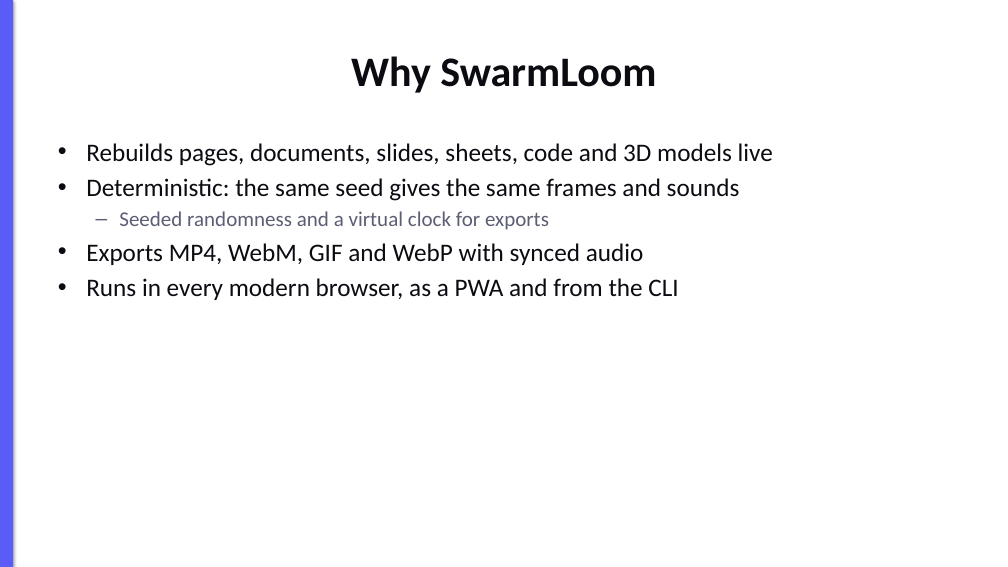
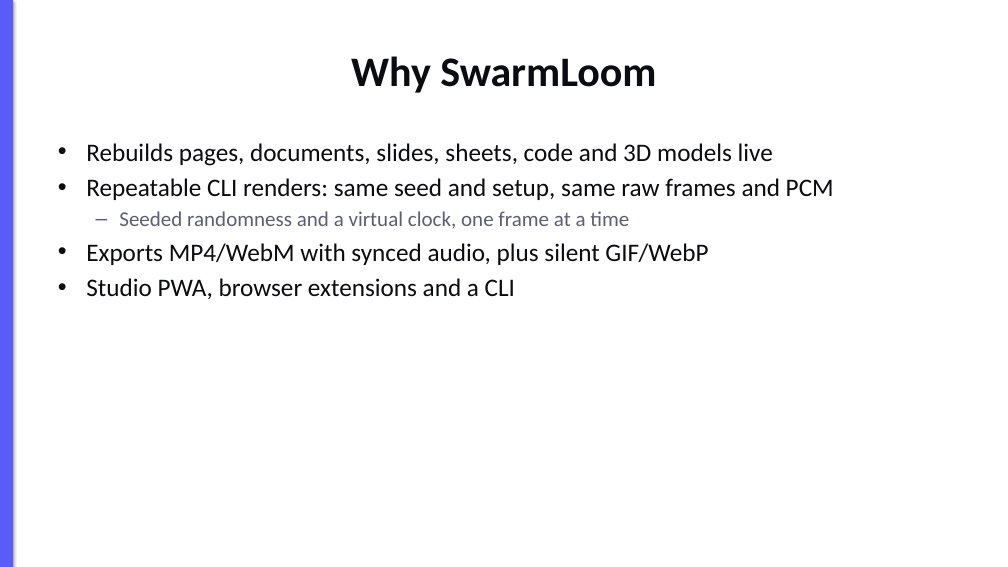
Before and after one commit to Boulea7/swarmloom, a slide deck: slide 2 of examples/slides/pitch.pptx. Drawn at 1008x567 pixels with LibreOffice and Linux fonts; fonts in the diff are those of the drawing. Boxes give left, top, right and bottom in pixels: in the first picture for what was removed or moved away, otherwise in the second. Text is boxed around its words. In the diff, an @@ line names an element or a change of style, - is before the commit and + after.

```diff
--- a/examples/slides/pitch.pptx
+++ b/examples/slides/pitch.pptx
@@ text at [86, 178, 834, 299]: text changed @@
-• Deterministic: the same seed gives the same frames and sounds
-  – Seeded randomness and a virtual clock for exports
-• Exports MP4, WebM, GIF and WebP with synced audio
-• Runs in every modern browser, as a PWA and from the CLI
+• Repeatable CLI renders: same seed and setup, same raw frames and PCM
+  – Seeded randomness and a virtual clock, one frame at a time
+• Exports MP4/WebM with synced audio, plus silent GIF/WebP
+• Studio PWA, browser extensions and a CLI
```
Also in this commit, not shown: 2 other slides changed, 1 slide added, 1 slide removed, 5 other files.
